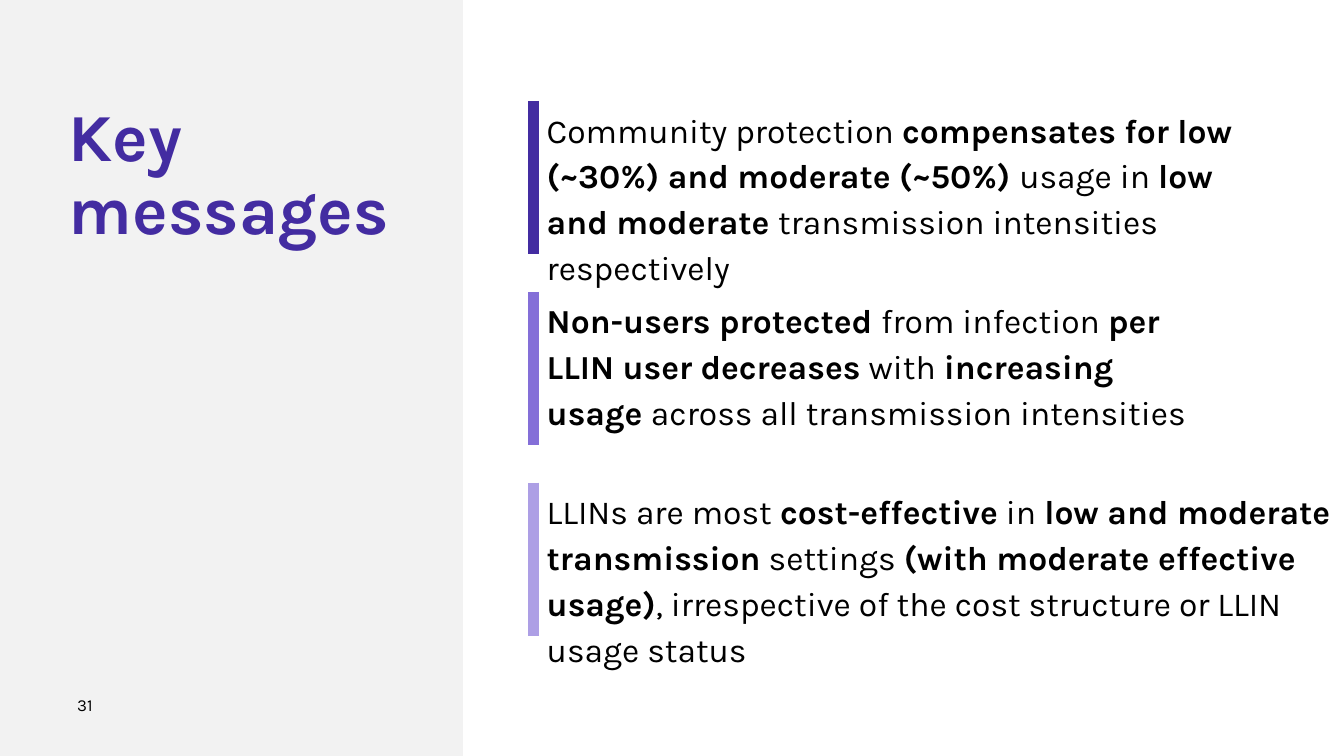
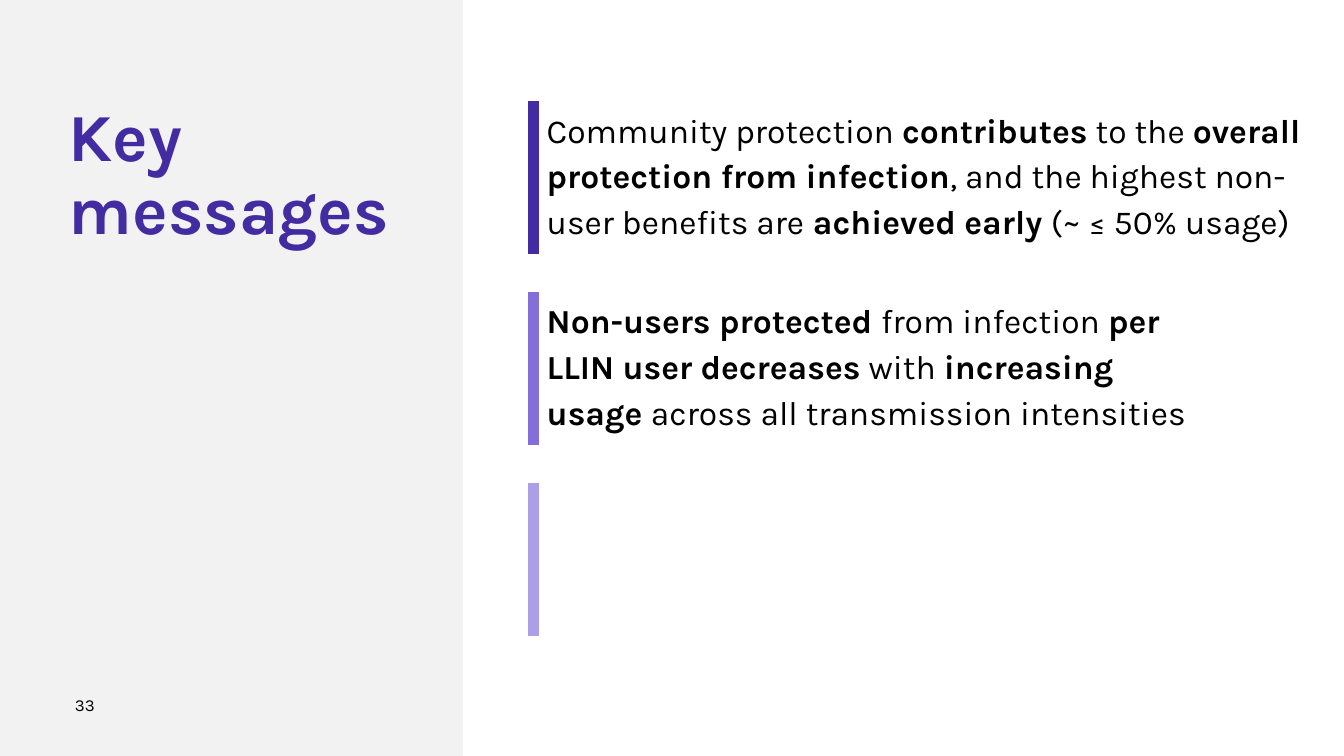
Before and after one commit to zenabusuboi/MySWISS-TPH, a slide deck: slide 33 of ZenabuPhD/COMMUNITY PROTECTION/PRESENTATIONS/CommProt_Presentation4_AnnualCommitteeMeeting2_2026.pptx (slide 31 before the commit). Drawn at 1344x756 pixels with LibreOffice and Linux fonts; fonts in the diff are those of the drawing; background and template pictures are left out. Boxes give left, top, right and bottom in pixels: in the first picture for what was removed or moved away, otherwise in the second. Text is boxed around its words. In the diff, an @@ line names an element or a change of style, - is before the commit and + after.

```diff
--- a/ZenabuPhD/COMMUNITY PROTECTION/PRESENTATIONS/CommProt_Presentation4_AnnualCommitteeMeeting2_2026.pptx
+++ b/ZenabuPhD/COMMUNITY PROTECTION/PRESENTATIONS/CommProt_Presentation4_AnnualCommitteeMeeting2_2026.pptx
@@ text at [547,119,1300,243]: text changed @@
-Community protection compensates for low (~30%) and moderate (~50%) usage in low and moderate transmission intensities respectively
+Community protection contributes to the overall protection from infection, and the highest non-user benefits are achieved early (~ ≤ 50% usage)
@@ text removed at [547,500,1330,625] @@
-LLINs are most cost-effective in low and moderate transmission settings (with moderate effective usage), irrespective of the cost structure or LLIN usage status
@@ page number at [75,700,95,711]: text changed @@
-31
+33
```
Also in this commit, not shown: 17 other slides changed, 8 slides added, 3 slides removed, 45 other files.
